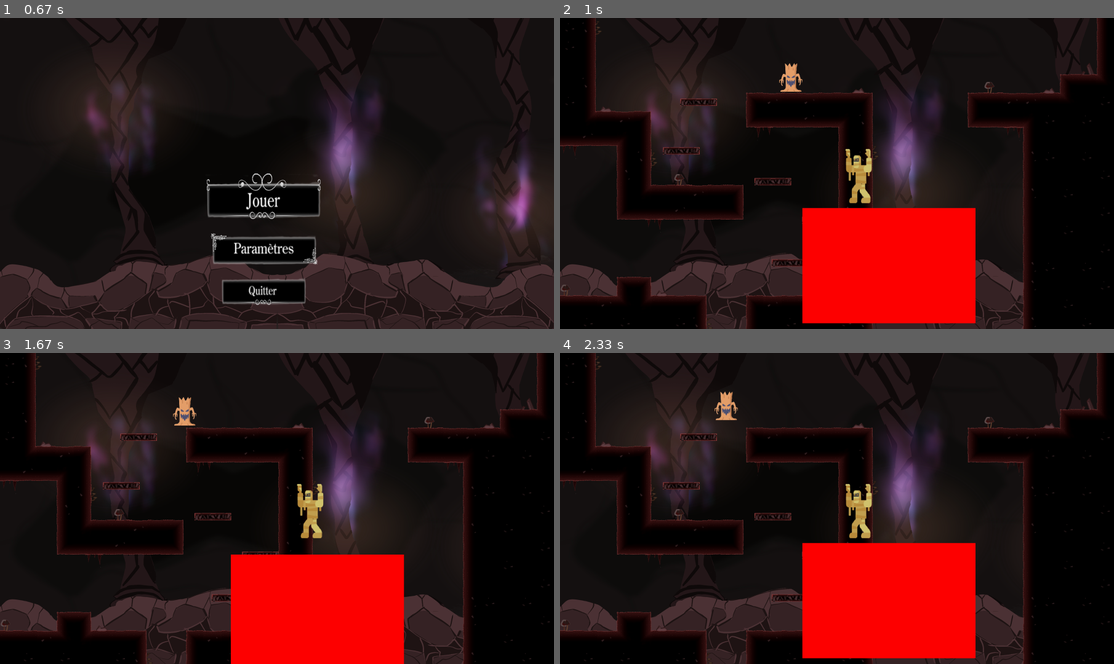
Above: before the commit, frames 1-4 (two rows, left to right).
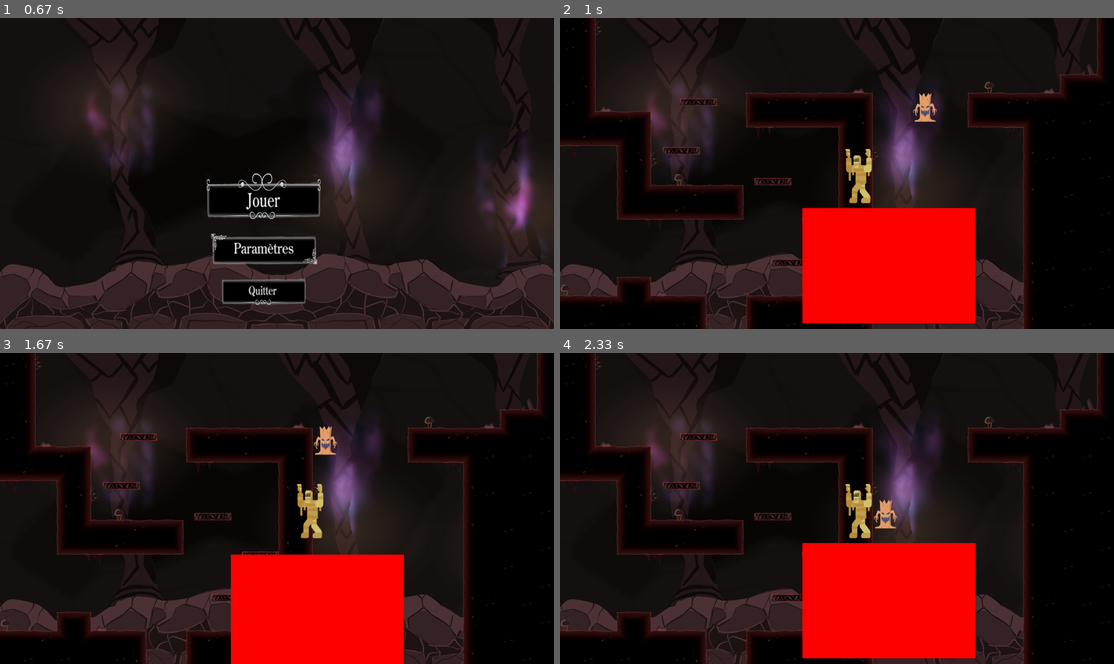
Above: after the commit, the same moments.

Repository: OryomTV/MiniStudio
Game: pygame game, started from Script/main.py
Two runs of this game, one before a commit and one after it. Both use one fixed random seed, a clock stepped at 60 frames per second and the inputs below.
Inputs (mouse positions are in pixels of both pictures, inside the frame that each line leads up to):
- Up to frame 1 (0.67 s): tap C at 0.33 s
- Up to frame 2 (1 s): click (842, 195) at 0.72 s
- Up to frame 3 (1.67 s): tap Space at 1, 1.4 s; hold Q from 1.33 s (still down)
- Up to frame 4 (2.33 s): tap Space at 1.7, 1.9, 2.2 s; release Q at 1.8 s

Frame 1 is identical in both runs. In frame 2, 0.5% of the frame differs, in the area x 39-68%, y 14-34%; in frame 3, 0.5%; in frame 4, 0.5%, in the area x 27-61%, y 12-57%.

Commit message:
dash et double saut fini

Diff:
--- a/Script/entity.py
+++ b/Script/entity.py
@@ -84,8 +84,19 @@
         self.bigger_rect = self.rect.copy()
         self.bigger_rect.inflate_ip(30, 30)
 
+        #Jump
         self.jump_force = -600
-        self.velocity = (500, 0)
+        self.velocity = [500, 0]
+        self.doubleSaut = True
+        self.time_since_last_jump = 0.0
+        self.cooldown_jump_time = 0.5
+
+        #Dash
+        self.time_since_last_dash = 0.0
+        self.dash_dispo = True
+        self.air_resistance = 1
+        self.dash_velocity = 0
+        self.cooldown_dash_time = 2.0
 
     def check_collisions(self, group):
         for other_sprite in group:
@@ -100,23 +111,68 @@
         # surface.blit(surf, self.rect)
         surface.blit(self.image, self.rect)
 
-    def Update(self, tilemap, movement, should_jump, delta_time, plateformes):
+    def Update(self, tilemap, movement, should_jump, should_dash, dash_direction, delta_time, plateformes):
         self.rect.midbottom = self.position
         # self.bigger_rect.center = self.rect.center
-        self.ApplyGravity(delta_time)
+        self.ApplyGravity(tilemap,delta_time)
         if should_jump:
             self.TryToJump()
         else:
             if self.velocity[1] < 0:
                 self.velocity = self.velocity[0], self.velocity[1] * .9
         self.move_player(tilemap, movement, delta_time, plateformes)
+        self.time_since_last_jump += delta_time
+        self.time_since_last_dash += delta_time
+
+        if self.collisions["down"] and self.time_since_last_dash >= self.cooldown_dash_time:
+            self.dash_dispo = True
+
+        if should_dash and self.dash_dispo:
+            self.TryToDash(dash_direction)
+            self.dash_dispo = False
+
+
+
 
     def TryToJump(self):
         if self.collisions["down"]:
             self.velocity = (self.velocity[0], self.jump_force)
-
-    def ApplyGravity(self, delta_time):
+            self.doubleSaut = True
+            self.time_since_last_jump = 0.0
+        elif self.doubleSaut and self.time_since_last_jump >= self.cooldown_jump_time:
+            self.velocity = (self.velocity[0], self.jump_force)
+            self.doubleSaut = False
+
+    def TryToDash(self, mouvement):
+        if  not mouvement:
+            self.dash_velocity = 30
+        else:
+            self.dash_velocity = -30
+        self.time_since_last_dash = 0.0
+        self.dash_dispo = False
+
+
+    def ApplyGravity(self, tilemap, delta_time):
         self.velocity = (self.velocity[0], self.velocity[1] + GRAVITY * delta_time)
+
+        if self.dash_velocity != 0:
+            collision_detected = False
+            for rect in tilemap.physics_rects_around(self.rect.midbottom):
+                if rect.collidepoint(self.rect.x, self.rect.y):
+                    collision_detected = True
+
+            if not collision_detected:
+                self.rect.x += self.dash_velocity
+                if self.dash_velocity > 0 :
+                    self.dash_velocity -= self.air_resistance
+                elif self.dash_velocity < 0 :
+                    self.dash_velocity += self.air_resistance
+
+
+
+
+
+
 
     def move_player(self, tilemap, movement, delta_time, plateformes):
         self.collisions = {'up': False, 'down': False, 'right': False, 'left': False}
--- a/Script/game.py
+++ b/Script/game.py
@@ -91,7 +91,13 @@
 
         self.movement = 0
 
-        self.delta_time = 0
+        self.delta_time = 0.0
+
+        # Dash
+
+        self.player_should_dash = False
+        self.dash_direction = False
+
         # Manage sounds
         self.sound_manager = SoundManager()
 
@@ -142,7 +148,7 @@
 
     def update(self):
         self.plateforme.move(1)
-        self.player.Update(self.tilemap, self.movement, self.player_should_jump, self.delta_time, self.plateformes_rect_rect)
+        self.player.Update(self.tilemap, self.movement, self.player_should_jump, self.player_should_dash, self.dash_direction, self.delta_time, self.plateformes_rect_rect)
         self.enemy.move(1)
 
 
@@ -150,6 +156,8 @@
         self.pressed = pygame.key.get_pressed()
         self.movement = self.pressed[pygame.K_d] - self.pressed[pygame.K_q]
         self.player_should_jump = self.pressed[pygame.K_SPACE]
+        self.player_should_dash = self.pressed[pygame.K_c]
+        self.dash_direction = self.pressed[pygame.K_q]
 
     def run(self):
 
@@ -190,7 +198,7 @@
                             self.menu.current_screen = "main_fr" if self.menu.current_screen == "play_fr" else "main_en"
                             self.is_playing = False
 
-            self.delta_time = clock.tick(60) / 1000
+            self.delta_time = clock.tick(60) / 1000.0
 
         pygame.quit()
         sys.exit()
